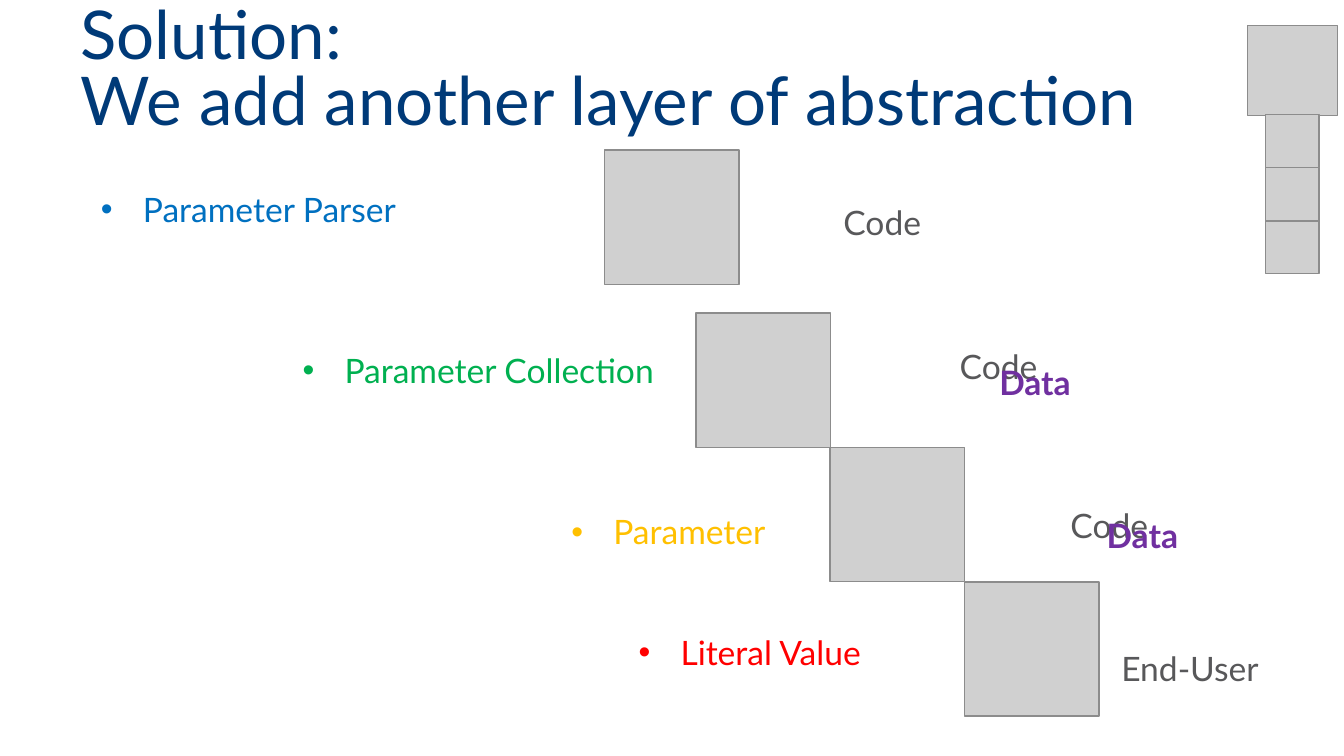
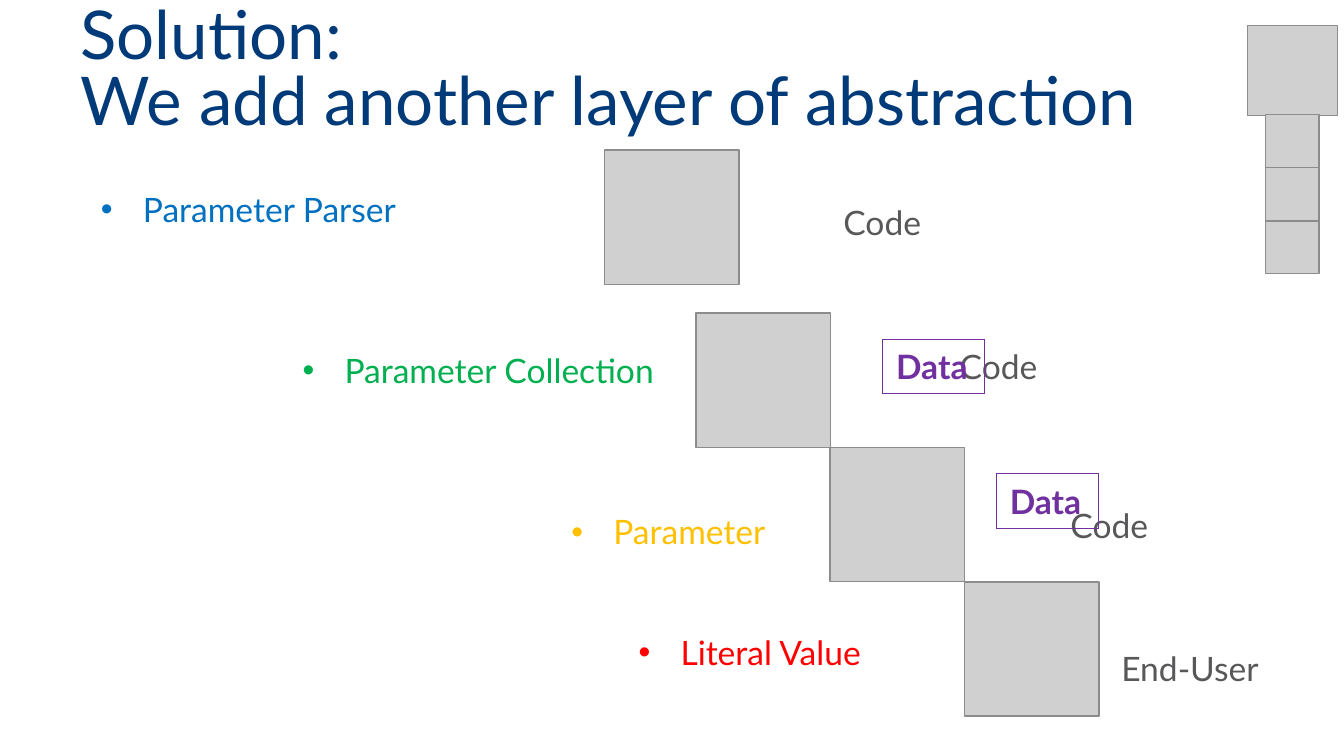
Before and after one commit to MadeiraData/DynamicFilters, a slide deck: slide 18 of DynamicFilters_Presentation_Eng.pptx. Drawn at 1344x756 pixels with LibreOffice and Linux fonts; fonts in the diff are those of the drawing; grey boxes stand for pictures; background and template pictures are left out. Boxes give left, top, right and bottom in pixels: in the first picture for what was removed or moved away, otherwise in the second. Text is boxed around its words. In the diff, an @@ line names an element or a change of style, - is before the commit and + after.

```diff
--- a/DynamicFilters_Presentation_Eng.pptx
+++ b/DynamicFilters_Presentation_Eng.pptx
@@ rectangle "Data": place and size @@
-rectangle "Data" at (999,366,1070,396)
+rectangle "Data" at (883,339,985,392)
@@ rectangle "Data" at (883,339,985,392): outline none to #7030A0 0.75 pt @@
@@ rectangle "Data" at (997,474,1099,528): outline none to #7030A0 0.75 pt @@
@@ rectangle "Data": place and size @@
-rectangle "Data" at (1107,520,1178,549)
+rectangle "Data" at (997,474,1099,528)
```
Also in this commit, not shown: 9 other slides changed, 1 slide added.
